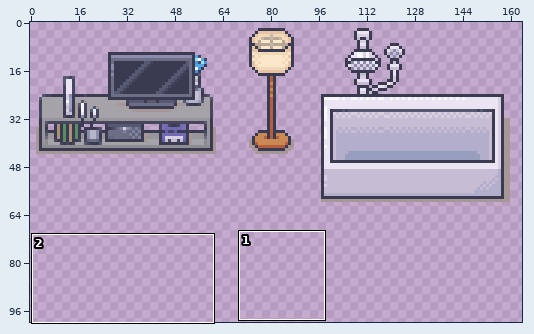
Two states of a sprite sheet, tiles/Furniture.png. Above, an overview of the earlier version with the close-up marked.
Close-up. Earlier state:
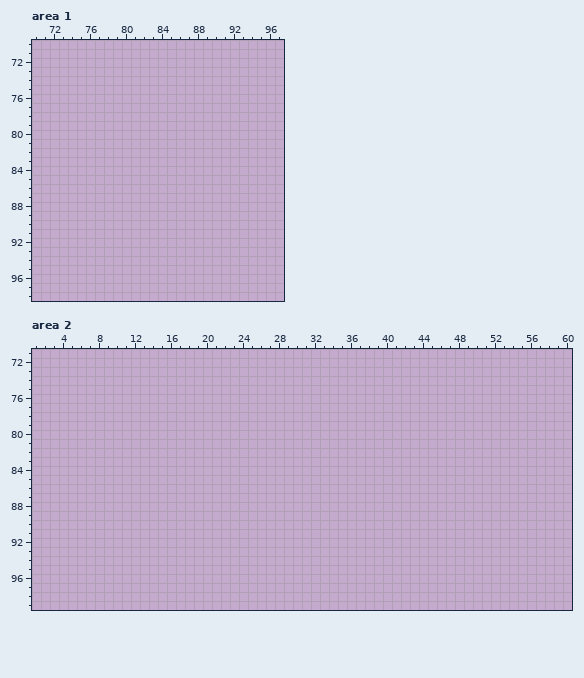
The file is 512x512 pixels. Colours within 5 levels of each other are drawn and written as one. Shown: area 1: x 70..97, y 70..98; area 2: x 1..60, y 71..99. The old version is drawn lined up with the new one. The wide view leaves out empty margins.
The result:
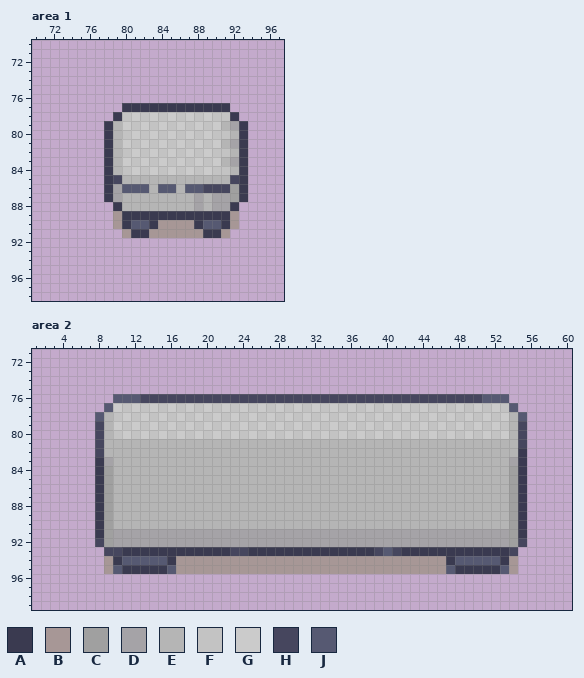
Palette (. is transparent): A #3a3a50  B #a79796  C #a0a0a0  D #a5a3a7  E #b5b5b5  F #c3c3c3  G #cbcbcb  H #46465e  J #565972
Changes in this commit:
drawings rearranged on the sheet (the old picture shows each at its new place)
Changed rows in their new state; - is an unchanged pixel.
Area 1:
first column x 78:
77 --AAAAAAAAAAAA--
78 -AFGFGFGFGFGFFA-
79 AEGFGFGFGFGFGEDA
80 AEFGFGFGFGFGFFEA
81 AEGFGFGFGFGFGEDA
82 AEFGFGFGFGFGFFEA
83 AEGFGFGFGFGFGEDA
84 AEFGFGFGFGFGFFEA
85 AHEEEEEEEEEEEEHA
86 ADJJJEJJEJJHHHCA
87 ADEEEEEEEEDEDDCA
88 -AEEEEEEEEDEDDA-
89 -BAAAAAAAAAAAAB-
90 -BAJJABBBBAJJAB-
91 --BAABBBBBBAAB--
Area 2:
first column x 8:
 76 --JJJHHHHHHHHHHHHHHHHHHHHHHHHHHHHHHHHHHHHHHJJJ--
 77 -JGFGFGFGFGFGFGFGFGFGFGFGFGFGFGFGFGFGFGFGFGFGFJ-
 78 JEFGFGFGFGFGFGFGFGFGFGFGFGFGFGFGFGFGFGFGFGFGFGEJ
 79 HEGFGFGFGFGFGFGFGFGFGFGFGFGFGFGFGFGFGFGFGFGFGFEH
 80 HEFGFGFGFGFGFGFGFGFGFGFGFGFGFGFGFGFGFGFGFGFGFGEH
 81 HEEEEEEEEEEEEEEEEEEEEEEEEEEEEEEEEEEEEEEEEEEEEEEH
 82 HEEEEEEEEEEEEEEEEEEEEEEEEEEEEEEEEEEEEEEEEEEEEEEA
 83 ADEEEEEEEEEEEEEEEEEEEEEEEEEEEEEEEEEEEEEEEEEEEEDA
 84 ACEEEEEEEEEEEEEEEEEEEEEEEEEEEEEEEEEEEEEEEEEEEECA
 85 ACEEEEEEEEEEEEEEEEEEEEEEEEEEEEEEEEEEEEEEEEEEEECA
 86 ACEEEEEEEEEEEEEEEEEEEEEEEEEEEEEEEEEEEEEEEEEEEECA
 87 ACEEEEEEEEEEEEEEEEEEEEEEEEEEEEEEEEEEEEEEEEEEEECA
 88 ACEEEEEEEEEEEEEEEEEEEEEEEEEEEEEEEEEEEEEEEEEEEECA
 89 ACEEEEEEEEEEEEEEEEEEEEEEEEEEEEEEEEEEEEEEEEEEEECA
 90 ACEEEEEEEEEEEEEEEEEEEEEEEEEEEEEEEEEEEEEEEEEEEECA
 91 ACDDDDDDDDDDDDDDDDDDDDDDDDDDDDDDDDDDDDDDDDDDDDCA
 92 HCDDDDDDDDDDDDDDDDDDDDDDDDDDDDDDDDDDDDDDDDDDDDCH
 93 -HHAAAAAAAAAAAAHHAAAAAAAAAAAAAAHJHAAAAAAAAAAAAH-
 94 -BAJJJJJABBBBBBBBBBBBBBBBBBBBBBBBBBBBBBAJJJJJAB-
 95 -BJAAAAAJBBBBBBBBBBBBBBBBBBBBBBBBBBBBBBJAAAAAJB-
Where, in picture pixels (left, top, right, bottom), the same in both close-ups:
added: (104, 103, 248, 238)
added: (95, 394, 527, 574)
